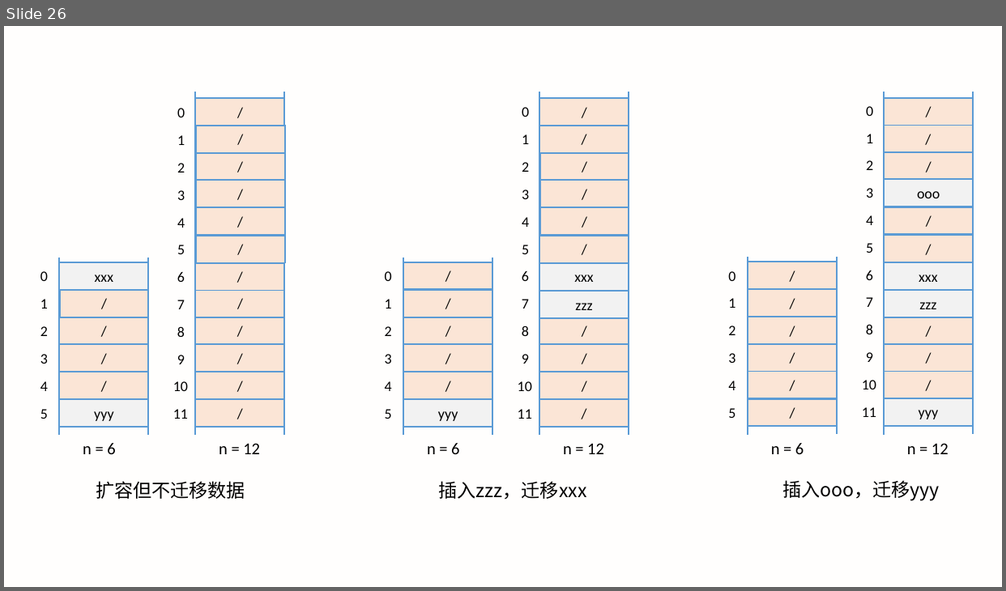
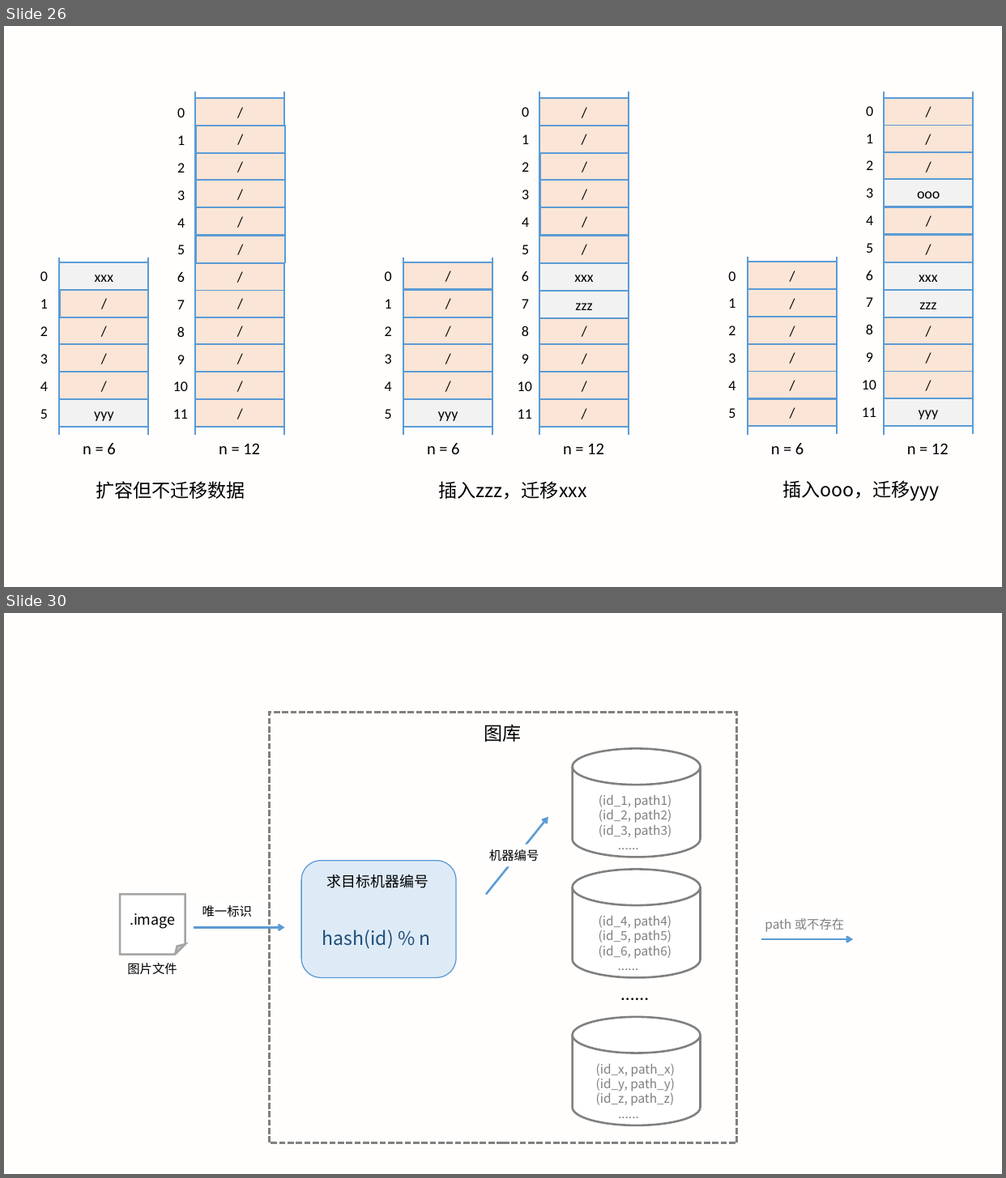
Before and after one commit to LXMAJS/Documents, a slide deck: ForceTree/数据结构和算法/数据结构与算法之美/Images/数据结构与算法之美_笔记配图.pptx. Shown one above the other, each under a label of ours: slide 26 before the commit, slides 26 and 30 after it; the slides between them are not shown. The pictures are 1006x591 and 1006x1178 pixels, drawn with LibreOffice and Linux fonts; fonts in the diff are those of the drawing. Boxes give left, top, right and bottom in pixels: in the first picture for what was removed or moved away, otherwise in the second. Text is boxed around its words. In the diff, an @@ line names an element or a change of style, - is before the commit and + after.

```diff
--- a/ForceTree/数据结构和算法/数据结构与算法之美/Images/数据结构与算法之美_笔记配图.pptx
+++ b/ForceTree/数据结构和算法/数据结构与算法之美/Images/数据结构与算法之美_笔记配图.pptx
@@ slide 30 added at <box>4,613,1002,1174</box>, background #FFF2CC at 4% opacity @@
@@ rectangle added at <box>269,713,737,1144</box>, outline #808080 2 pt dashed @@
@@ text added at <box>484,724,522,742</box>, 18 pt, text #000000 @@
+图库
@@ arrow added from (486, 895) to (548, 816), #5B9BD5 2 pt @@
@@ text added at <box>489,850,539,862</box>, 12 pt, text #000000 @@
+机器编号
@@ rounded rectangle added at <box>301,861,456,978</box>, fill #DEEBF7, outline #5B9BD5 1 pt @@
@@ text added at <box>327,875,429,888</box>, 14 pt, text #000000 @@
+求目标机器编号
@@ folded corner added at <box>120,895,185,954</box>, fill #FFFFFF, outline #A5A5A5 2 pt, 14 pt, text #000000 @@
+.image
@@ rectangle added at <box>195,901,260,923</box>, fill #FFFFFF, 12 pt, text #000000 @@
+唯一标识
@@ arrow added from (194, 927) to (285, 927), #5B9BD5 2 pt @@
@@ rectangle added at <box>758,914,853,935</box>, fill #FFFFFF, 12 pt, text #808080 @@
+path 或不存在
@@ text added at <box>322,930,431,949</box>, 18 pt, text #1F4E79 @@
+hash(id) % n
@@ arrow added from (761, 939) to (853, 939), #5B9BD5 2 pt @@
@@ text added at <box>127,963,177,975</box>, 12 pt, text #000000 @@
+图片文件
@@ group added at <box>572,748,701,1126</box>: 4 texts, 3 cylinders @@
+(id_1, path1)
+(id_2, path2)
+(id_3, path3)
+......
+(id_4, path4)
+(id_5, path5)
+(id_6, path6)
+......
+(id_x, path_x)
+(id_y, path_y)
+(id_z, path_z)
+......
+......
```
Also in this commit, not shown: 1 slide changed, 6 other slides added, 18 other files.
